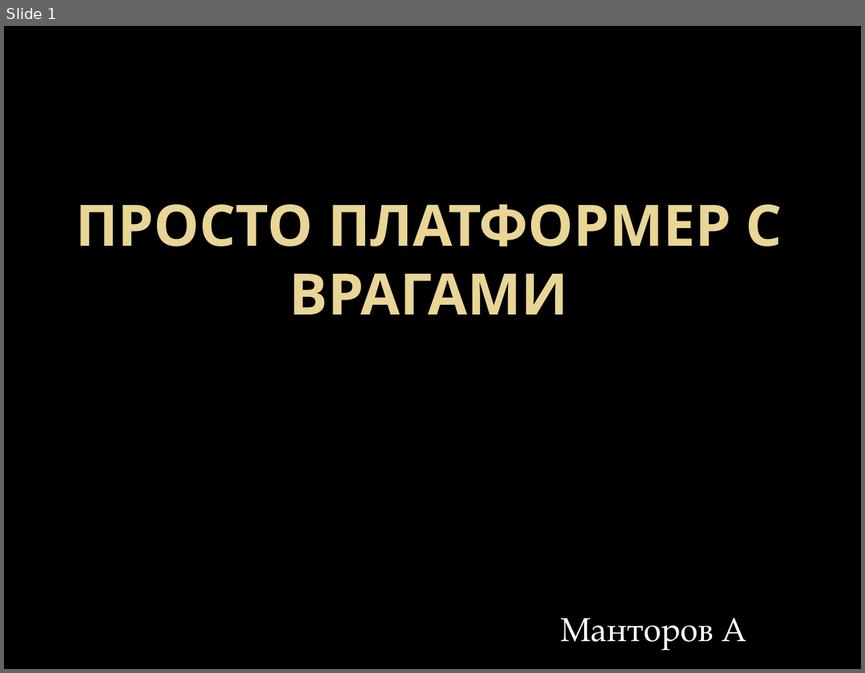
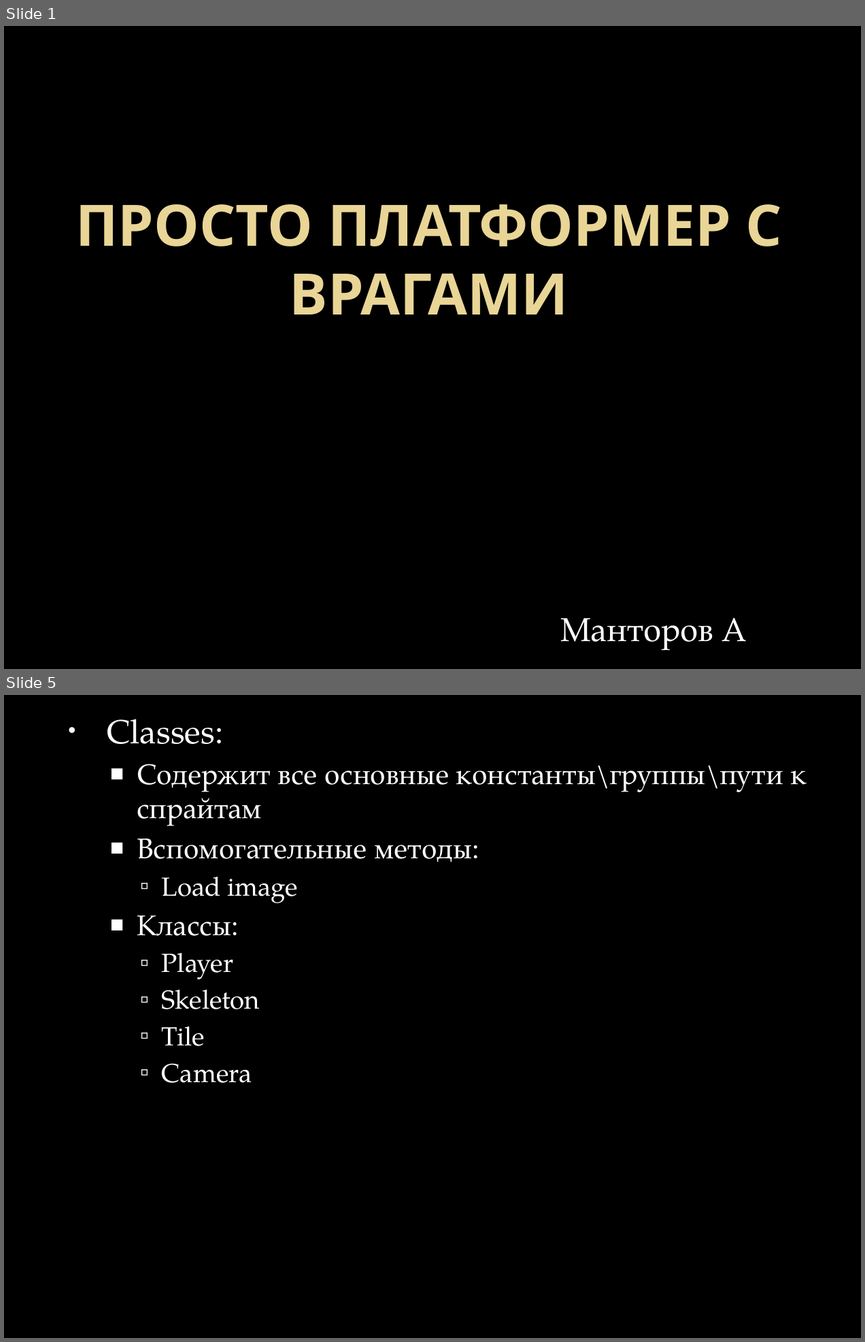
Before and after one commit to Lehsey/liceum_project, a slide deck: Просто платформер с врагами.pptx. Shown one above the other, each under a label of ours: slide 1 before the commit, slides 1 and 5 after it; the slides between them are not shown. The pictures are 865x673 and 865x1342 pixels, drawn with LibreOffice and Linux fonts; fonts in the diff are those of the drawing; background and template pictures are left out. Boxes give left, top, right and bottom in pixels: in the first picture for what was removed or moved away, otherwise in the second. Text is boxed around its words. In the diff, an @@ line names an element or a change of style, - is before the commit and + after.

```diff
--- a/Просто платформер с врагами.pptx
+++ b/Просто платформер с врагами.pptx
@@ slide 5 added at (4, 695, 861, 1338), background picture (left out) @@
@@ text added at (107, 719, 807, 1083), 24 pt, text #FFFFFF @@
+• Classes:
+  ■ Содержит все основные константы\группы\пути к спрайтам
+  ■ Вспомогательные методы:
+    ▫ Load image
+  ■ Классы:
+    ▫ Player
+    ▫ Skeleton
+    ▫ Tile
+    ▫ Camera
```
Also in this commit, not shown: 3 other slides added, 1 slide removed, 2 other files.
